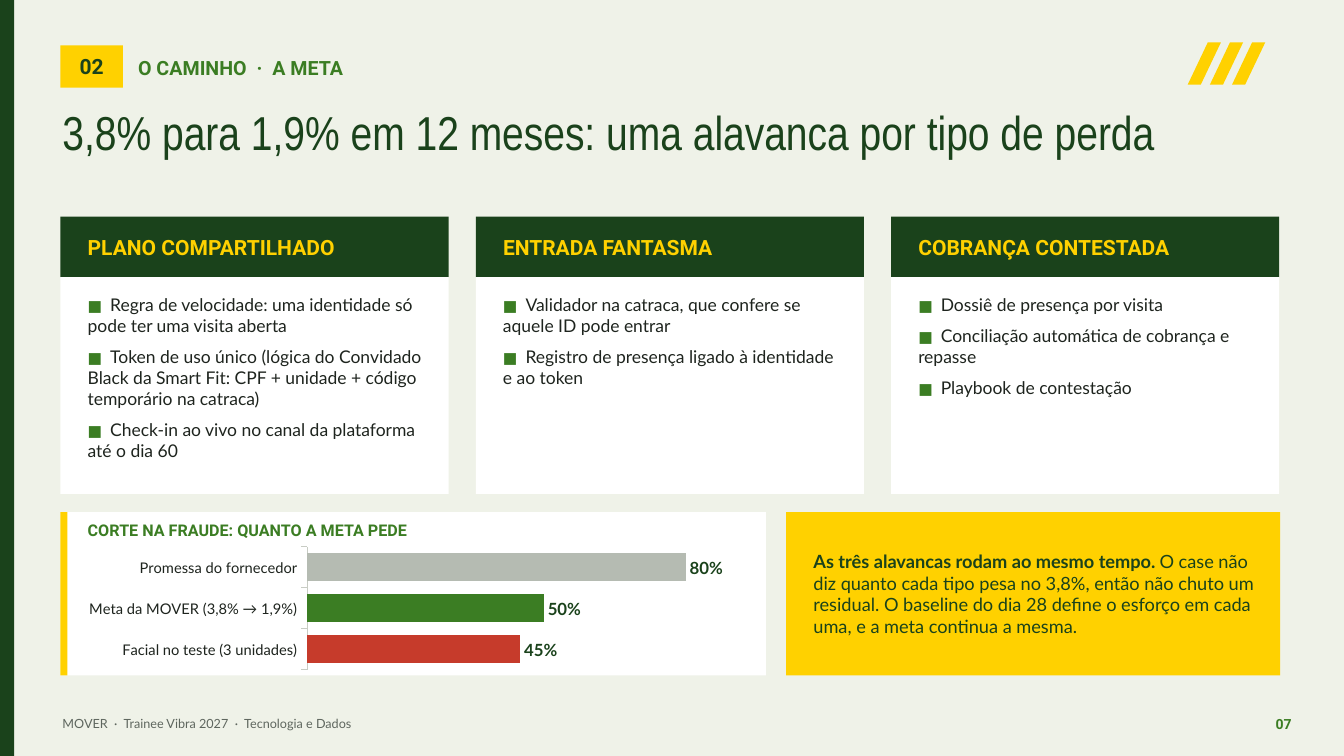
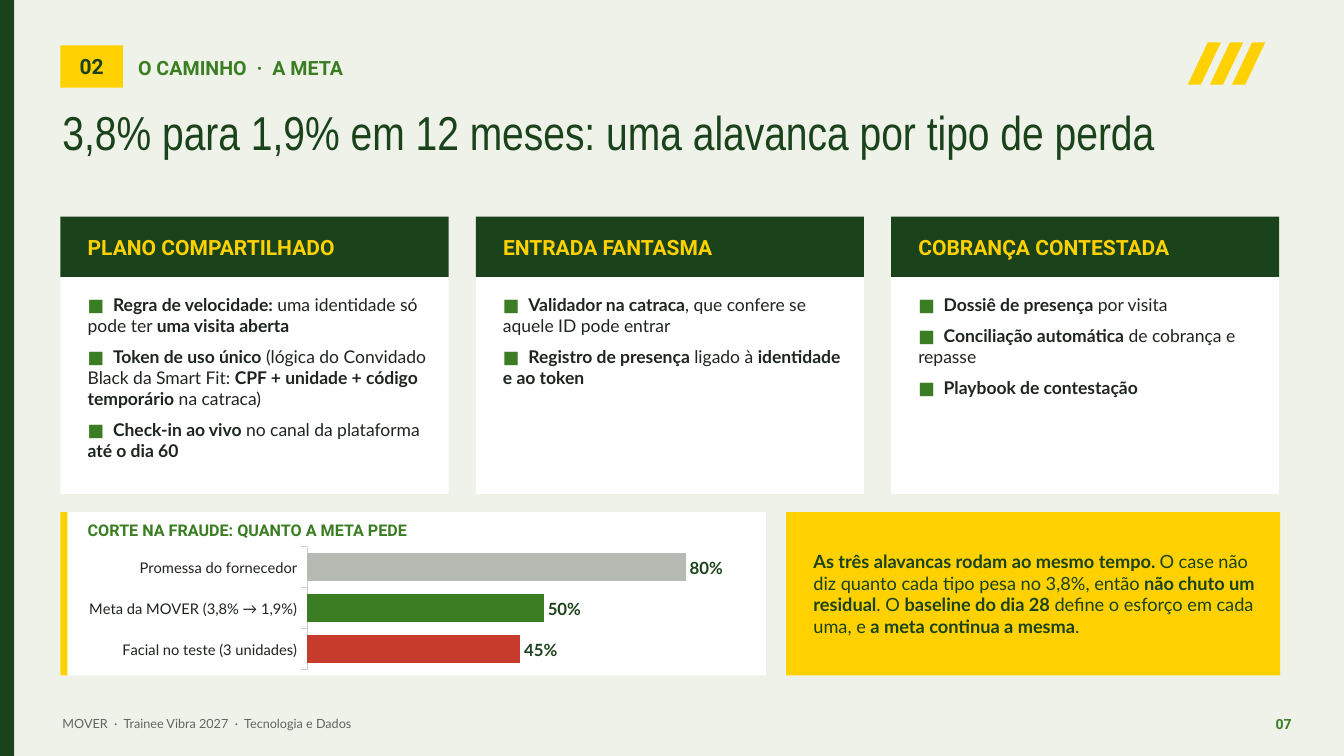
Before and after one commit to kauanchristofaro/Painel-Vibra-MOVER, a slide deck: slide 7 of MOVER_Apresentacao_Trainee_Vibra_v13.pptx. Drawn at 1344x756 pixels with LibreOffice and Linux fonts; fonts in the diff are those of the drawing. Boxes give left, top, right and bottom in pixels: in the first picture for what was removed or moved away, otherwise in the second. Text is boxed around its words. In the diff, an @@ line names an element or a change of style, - is before the commit and + after.

```diff
--- a/MOVER_Apresentacao_Trainee_Vibra_v13.pptx
+++ b/MOVER_Apresentacao_Trainee_Vibra_v13.pptx
@@ text "■ Regra de velocidade: uma ..." at (88, 298, 426, 457): size 11 to 12.5 pt in "■", "■", "■"; bold on in "Regra de velocidade: uma visita aberta", "Token de uso único CPF + unidade ...", "Check-in ao vivo até o dia 60" @@
@@ text "■ Validador na catraca, que ..." at (503, 298, 841, 384): size 11 to 12.5 pt in "■", "■"; bold on in "Validador na catraca,", "Registro de presença identidade e ao token" @@
@@ text "■ Dossiê de presença por ..." at (918, 298, 1235, 397): size 11 to 12.5 pt in "■", "■", "■"; bold on in "Dossiê de presença", "Conciliação automática", "Playbook de contestação" @@
@@ text "As três alavancas rodam ao ..." at (813, 554, 1255, 635): bold on in "não chuto um residual. baseline do dia ..." @@
```
Also in this commit, not shown: 13 other slides changed.
